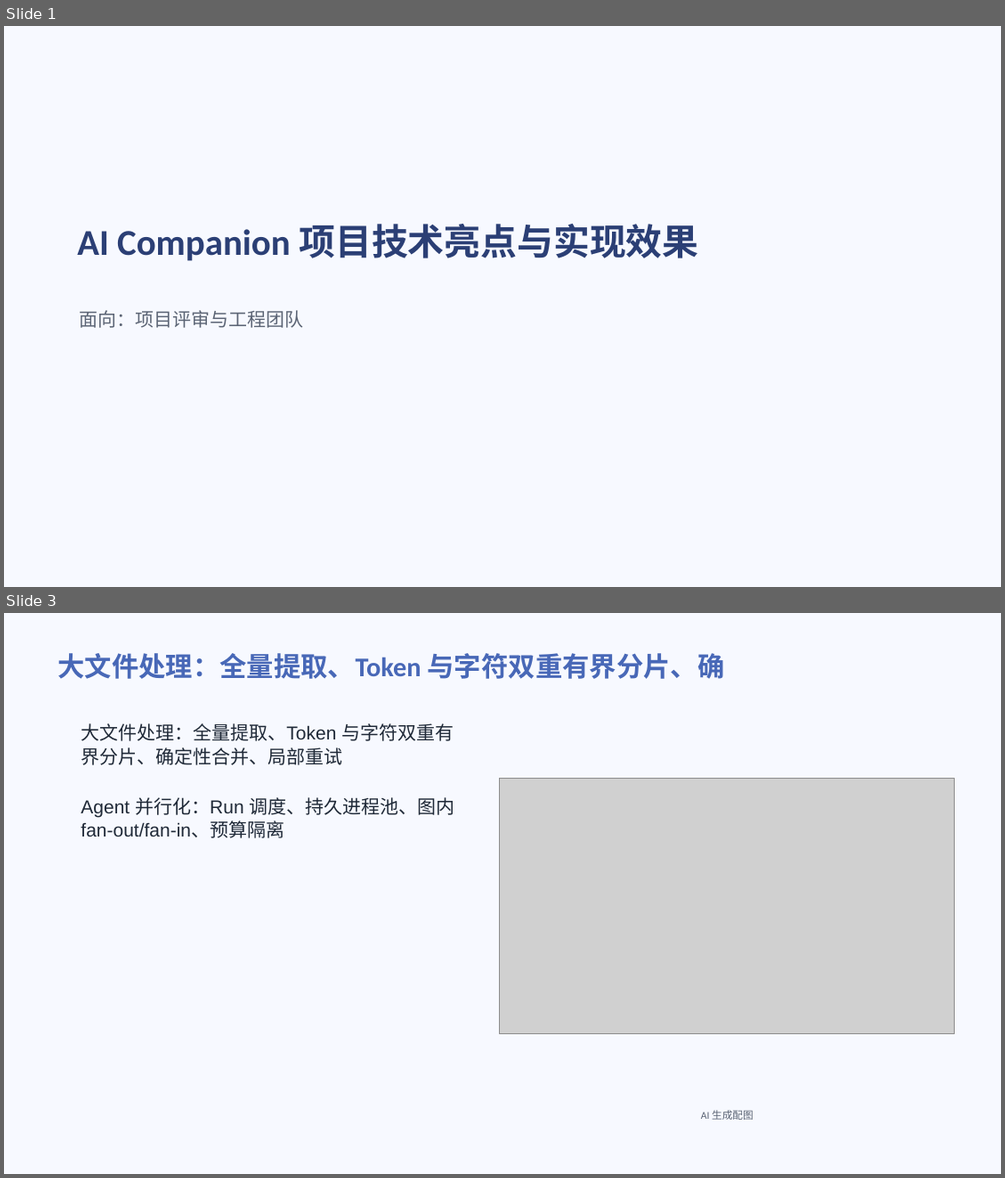
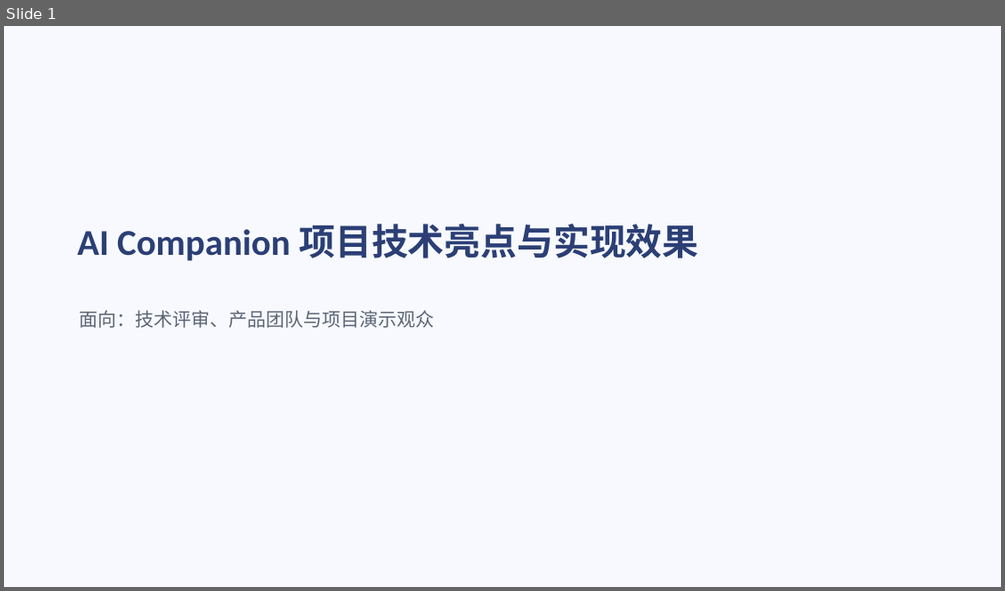
Before and after one commit to bamboo-ye/ai-companion, a slide deck: docs/demo/ai-companion-overview.pptx. Shown one above the other, each under a label of ours: slides 1 and 3 before the commit, slide 1 after it; the slides between them are not shown. The pictures are 1005x1178 and 1005x591 pixels, drawn with LibreOffice and Linux fonts; fonts in the diff are those of the drawing; grey boxes stand for pictures. Boxes give left, top, right and bottom in pixels: in the first picture for what was removed or moved away, otherwise in the second. Text is boxed around its words. In the diff, an @@ line names an element or a change of style, - is before the commit and + after.

```diff
--- a/docs/demo/ai-companion-overview.pptx
+++ b/docs/demo/ai-companion-overview.pptx
@@ slide 3 removed at box(4, 613, 1001, 1174), background #F7F9FF @@
@@ title removed at box(57, 653, 725, 679) @@
-大文件处理：全量提取、Token 与字符双重有界分片、确
@@ text removed at box(81, 723, 453, 765) @@
-大文件处理：全量提取、Token 与字符双重有界分片、确定性合并、局部重试
@@ text removed at box(81, 797, 455, 838) @@
-Agent 并行化：Run 调度、持久进程池、图内 fan-out/fan-in、预算隔离
@@ picture removed at box(500, 779, 955, 1034) @@
@@ text removed at box(701, 1110, 753, 1119) @@
-AI 生成配图
@@ slide 1 changed as well @@
@@ subtitle at box(80, 310, 435, 328): text changed @@
-面向：项目评审与工程团队
+面向：技术评审、产品团队与项目演示观众
```
Also in this commit, not shown: 7 slides added, 5 other slides removed, 11 other files.
